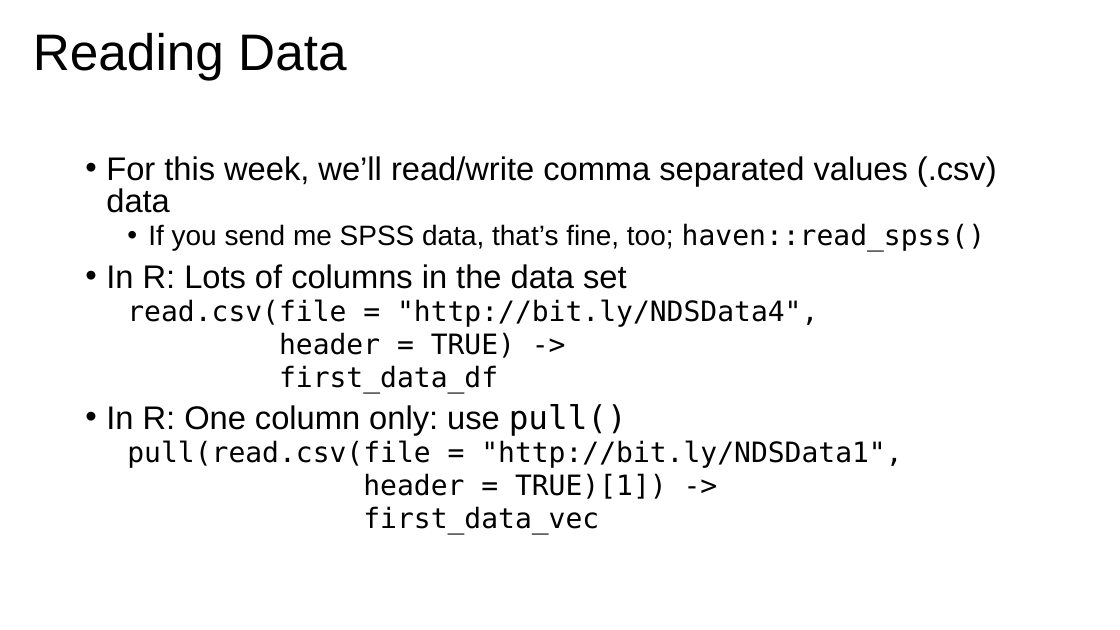
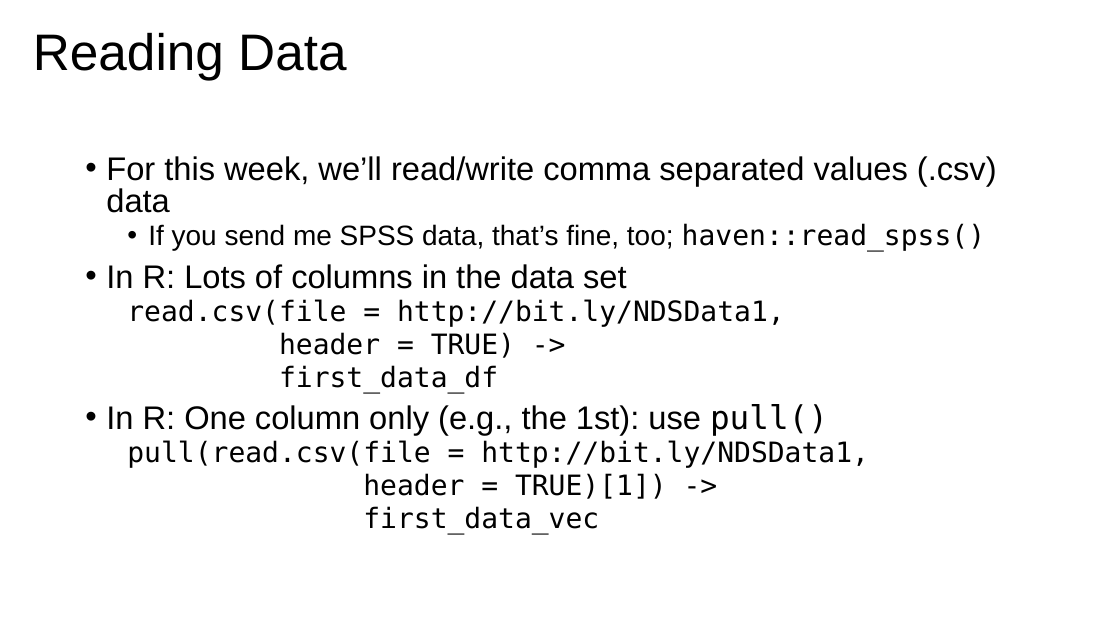
Before and after one commit to barneyricca/NDS_workshop, a slide deck: slide 11 of Slide Decks/Monday Morning.pptx. Drawn at 1120x630 pixels with LibreOffice and Linux fonts; fonts in the diff are those of the drawing; background and template pictures are left out. Boxes give left, top, right and bottom in pixels: in the first picture for what was removed or moved away, otherwise in the second. Text is boxed around its words. In the diff, an @@ line names an element or a change of style, - is before the commit and + after.

```diff
--- a/Slide Decks/Monday Morning.pptx
+++ b/Slide Decks/Monday Morning.pptx
@@ text at [127,299,785,327]: text changed @@
-  read.csv(file = "http://bit.ly/NDSData4",
+  read.csv(file = http://bit.ly/NDSData1,
@@ text at [106,404,869,468]: text changed @@
-• In R: One column only: use pull()
-  pull(read.csv(file = "http://bit.ly/NDSData1",
+• In R: One column only (e.g., the 1st): use pull()
+  pull(read.csv(file = http://bit.ly/NDSData1,
```
Also in this commit, not shown: 13 other slides changed, 1 slide removed, 4 other files.
